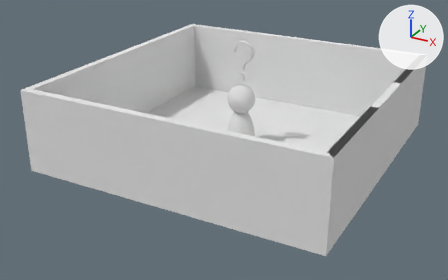
The Blender file res/ld40_end_lazör.blend as it was, and as the next commit left it.
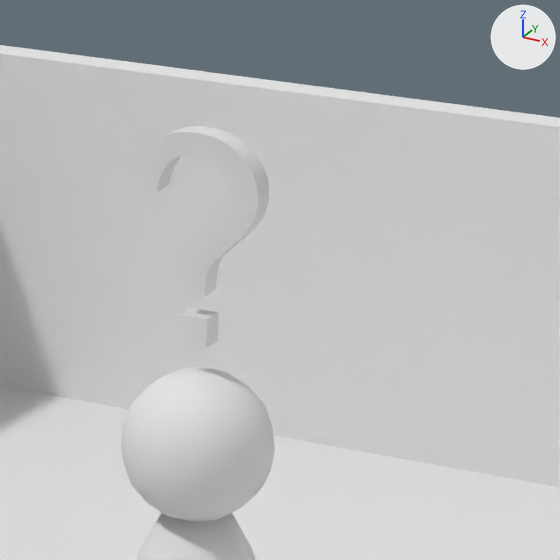
There are two pictures of each version: one whole from a camera (50 mm lens) standing at (3.635, -7.098, 3.578) and looking at (-0.089, -0.327, 0.192), one close up on the part from 46% to 69% of the width and 6% to 43% of the height. Lighting does not change. The marker at upper right points along +X, +Y and +Z.

Names of what the first close-up shows: 'Cube.001', 'Floor', 'Icosphere', 'Text'.
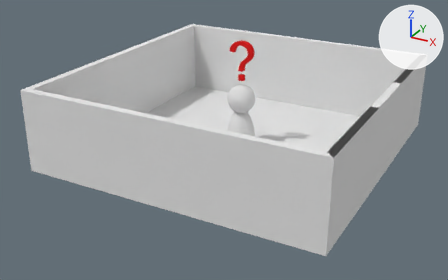
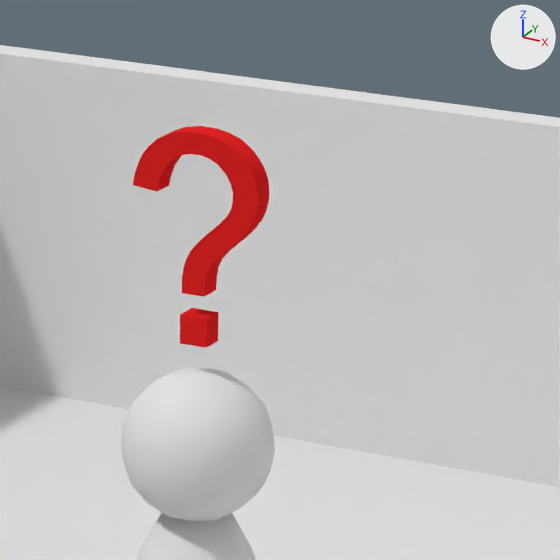
What differs and where, as boxes (x1, y1, x2, y2) in the close-ups (560 x 560 px):
'Text', recoloured (grey to red): (133, 126, 269, 348) in both

The change in detail:
Material 'Material.014' (mat_material_014) is new.
Its base color is (0.8, 0.0185, 0.0185) (red #e72525).
me_mesh has 468 vertices, 694 faces and spans x -0.169..0.169, y 0.963..1.497, z -0.031..0.032.
me_mesh now uses material mat_material_014 (red #e72525).
